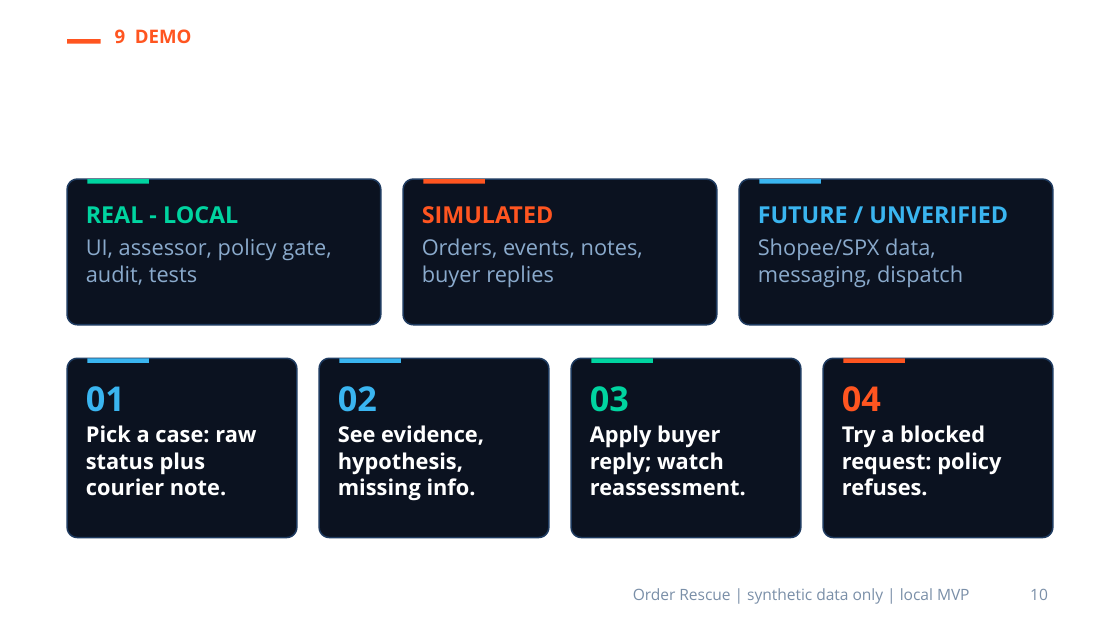
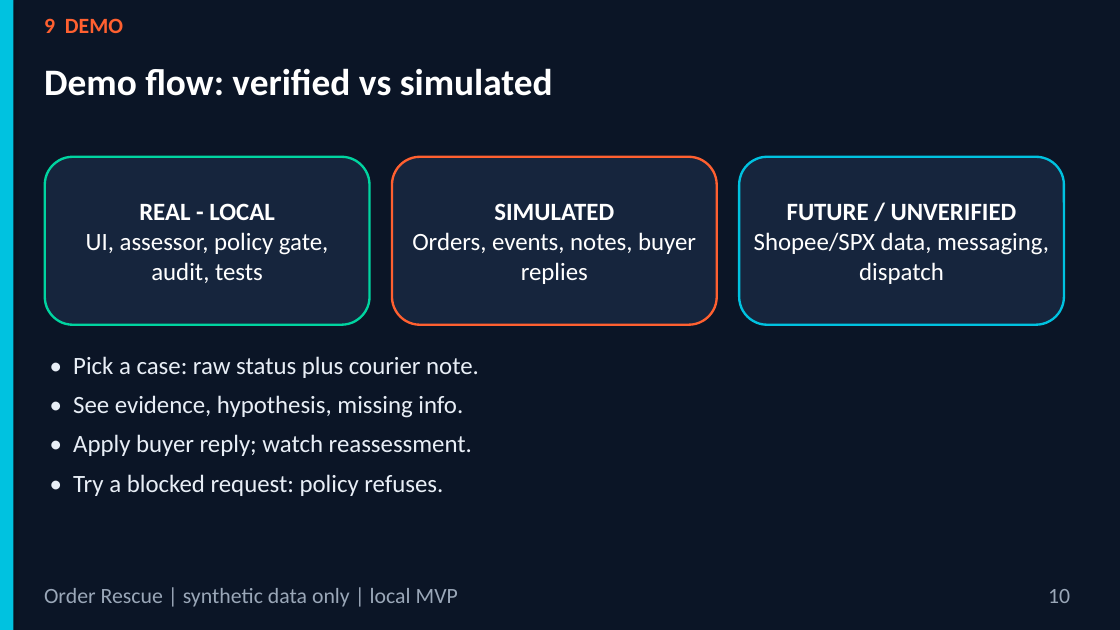
Before and after one commit to PhucNg2k/OrderResuce-Agent-Skill, a slide deck: slide 10 of docs/slides/Order_Rescue_Pitch_Deck.pptx. Drawn at 1120x630 pixels with LibreOffice and Linux fonts; fonts in the diff are those of the drawing; background and template pictures are left out. Boxes give left, top, right and bottom in pixels: in the first picture for what was removed or moved away, otherwise in the second. Text is boxed around its words. In the diff, an @@ line names an element or a change of style, - is before the commit and + after.

```diff
--- a/docs/slides/Order_Rescue_Pitch_Deck.pptx
+++ b/docs/slides/Order_Rescue_Pitch_Deck.pptx
@@ background picture (left out) to #0B1526 @@
@@ rectangle added at [0,0,13,629], fill #00C2E0 @@
@@ text "9 DEMO": place and size @@
-text "9 DEMO" at [115,29,192,43]
+text "9 DEMO" at [44,18,123,33]
@@ text "9 DEMO" at [44,18,123,33]: size 12 to 14 pt, font Open Sans to Calibri, text colour #FF5520 to #FF6030; more space between paragraphs @@
@@ text "Demo flow: verified vs simulated": place and size @@
-text "Demo flow: verified vs simulated" at [67,56,1008,166]
+text "Demo flow: verified vs simulated" at [44,68,553,96]
@@ text "Demo flow: verified vs simulated" at [44,68,553,96]: size 26 to 24 pt, font Open Sans to Calibri; more space between paragraphs @@
@@ rectangle removed at [67,39,101,44] @@
@@ rounded rectangle "REAL - LOCAL": place and size @@
-rounded rectangle "REAL - LOCAL" at [67,179,381,325]
+rounded rectangle "REAL - LOCAL" at [45,157,370,325]
@@ rounded rectangle "REAL - LOCAL" at [45,157,370,325]: size 15 to 16 pt, text colour #00D4A0 to #FFFFFF in "REAL - LOCAL"; font Open Sans to Calibri; size 14 to 16 pt, text colour #8AAACC to #FFFFFF in "UI, assessor, policy gate, audit, tests"; alignment left to centre; less space between paragraphs; vertical alignment top to middle; fill #0B1220 to #16253D; outline #1E3A5F 1 pt to #00D4A0 1.5 pt; proportions changed @@
@@ rectangle removed at [87,179,149,184] @@
@@ rounded rectangle "SIMULATED": place and size @@
-rounded rectangle "SIMULATED" at [403,179,717,325]
+rounded rectangle "SIMULATED" at [392,157,717,325]
@@ rounded rectangle "SIMULATED" at [392,157,717,325]: size 15 to 16 pt, text colour #FF5520 to #FFFFFF in "SIMULATED"; font Open Sans to Calibri; size 14 to 16 pt, text colour #8AAACC to #FFFFFF in "Orders, events, notes, buyer replies"; alignment left to centre; less space between paragraphs; vertical alignment top to middle; fill #0B1220 to #16253D; outline #1E3A5F 1 pt to #FF6030 1.5 pt; proportions changed @@
@@ rectangle removed at [423,179,485,184] @@
@@ rounded rectangle "FUTURE / UNVERIFIED": place and size @@
-rounded rectangle "FUTURE / UNVERIFIED" at [739,179,1053,325]
+rounded rectangle "FUTURE / UNVERIFIED" at [739,157,1064,325]
@@ rounded rectangle "FUTURE / UNVERIFIED" at [739,157,1064,325]: size 15 to 16 pt, text colour #3AB5F0 to #FFFFFF in "FUTURE / UNVERIFIED"; font Open Sans to Calibri; size 14 to 16 pt, text colour #8AAACC to #FFFFFF in "Shopee/SPX data, messaging, dispatch"; alignment left to centre; less space between paragraphs; vertical alignment top to middle; fill #0B1220 to #16253D; outline #1E3A5F 1 pt to #00C2E0 1.5 pt; proportions changed @@
@@ rectangle removed at [759,179,821,184] @@
@@ rounded rectangle removed at [67,358,297,538] @@
-01
-Pick a case: raw status plus courier note.
@@ text added at [73,356,479,496], 16 pt, text #E8EEF6 @@
+• Pick a case: raw status plus courier note.
+• See evidence, hypothesis, missing info.
+• Apply buyer reply; watch reassessment.
+• Try a blocked request: policy refuses.
@@ rectangle removed at [87,358,149,363] @@
@@ rounded rectangle removed at [319,358,549,538] @@
-02
-See evidence, hypothesis, missing info.
@@ rectangle removed at [339,358,401,363] @@
@@ rounded rectangle removed at [571,358,801,538] @@
-03
-Apply buyer reply; watch reassessment.
@@ rectangle removed at [591,358,653,363] @@
@@ rounded rectangle removed at [823,358,1053,538] @@
-04
-Try a blocked request: policy refuses.
@@ rectangle removed at [843,358,905,363] @@
@@ text "Order Rescue | synthetic data ...": place and size @@
-text "Order Rescue | synthetic data ..." at [633,588,970,604]
+text "Order Rescue | synthetic data ..." at [44,588,458,607]
@@ text "Order Rescue | synthetic data ..." at [44,588,458,607]: size 10 to 14 pt, font Open Sans to Calibri, text colour #7A8FA8 to #9AA7B8; alignment right to left; more space between paragraphs @@
@@ text "10": place and size @@
-text "10" at [1030,589,1048,600]
+text "10" at [1048,589,1070,603]
@@ text "10" at [1048,589,1070,603]: size 10 to 14 pt, font Open Sans to Calibri, text colour #7A8FA8 to #9AA7B8; more space between paragraphs @@
```
Also in this commit, not shown: 14 other slides changed, 4 other files.
